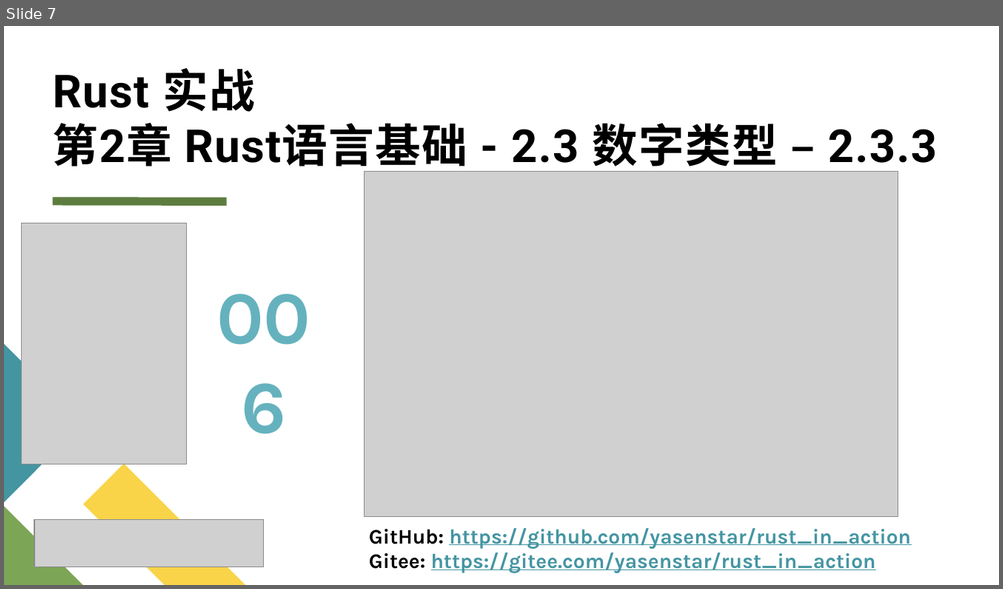
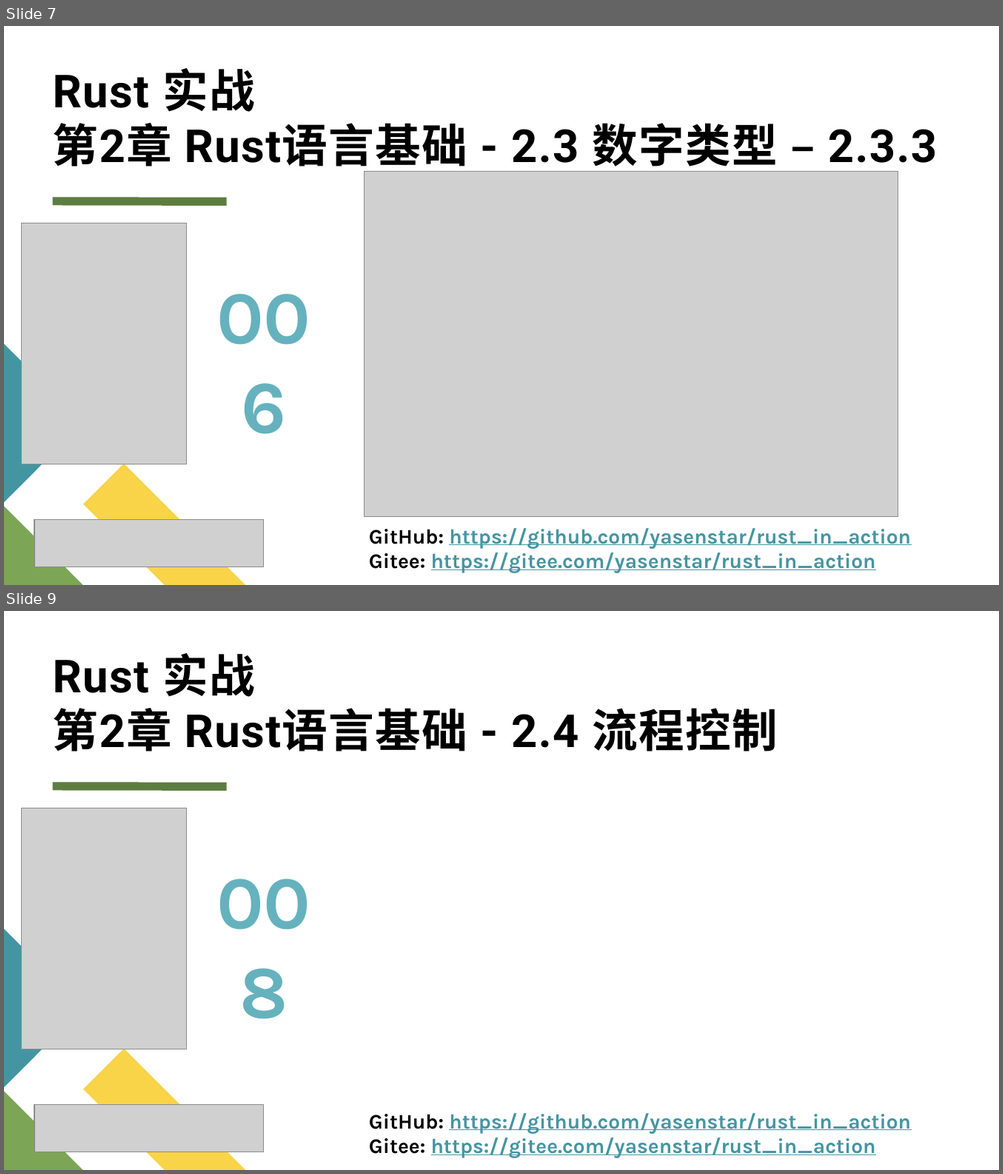
Before and after one commit to yasenstar/rust_in_action, a slide deck: rust_in_action_pages.pptx. Shown one above the other, each under a label of ours: slide 7 before the commit, slides 7 and 9 after it; the slides between them are not shown. The pictures are 1003x589 and 1003x1174 pixels, drawn with LibreOffice and Linux fonts; fonts in the diff are those of the drawing; grey boxes stand for pictures. Boxes give left, top, right and bottom in pixels: in the first picture for what was removed or moved away, otherwise in the second. Text is boxed around its words. In the diff, an @@ line names an element or a change of style, - is before the commit and + after.

```diff
--- a/rust_in_action_pages.pptx
+++ b/rust_in_action_pages.pptx
@@ slide 9 added at box(4, 611, 999, 1170), background #FFFFFF; not listed: 4 template elements that a slide beside it also shows @@
@@ title added at box(53, 653, 777, 752), 44 pt, text #000000, bold @@
+Rust 实战
+第2章 Rust语言基础 - 2.4 流程控制
@@ picture added at box(21, 808, 187, 1050) @@
@@ text added at box(190, 851, 338, 948), 72 pt, text #65B2BE, bold @@
+008
@@ picture added at box(34, 1105, 264, 1153) @@
@@ text added at box(369, 1113, 910, 1159), 20 pt, text #4495A2, bold, underline @@
+GitHub: https://github.com/yasenstar/rust_in_action
+Gitee: https://gitee.com/yasenstar/rust_in_action
```
Also in this commit, not shown: 1 slide changed, 3 other files.
